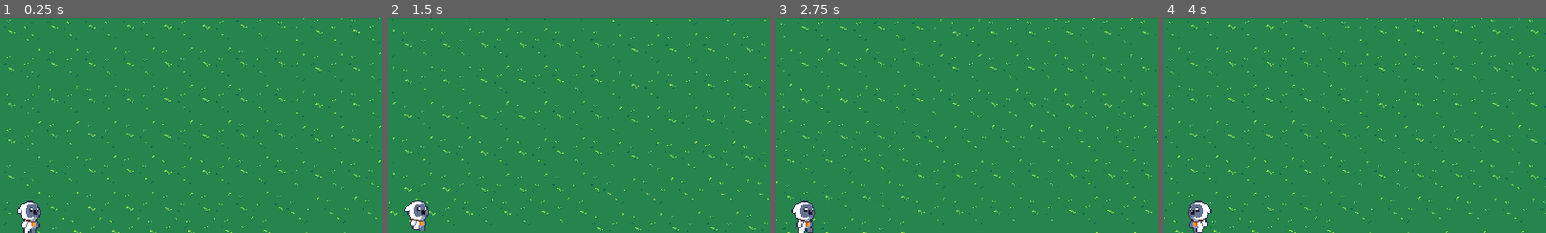
Above: before the commit, frames 1-4 (left to right).
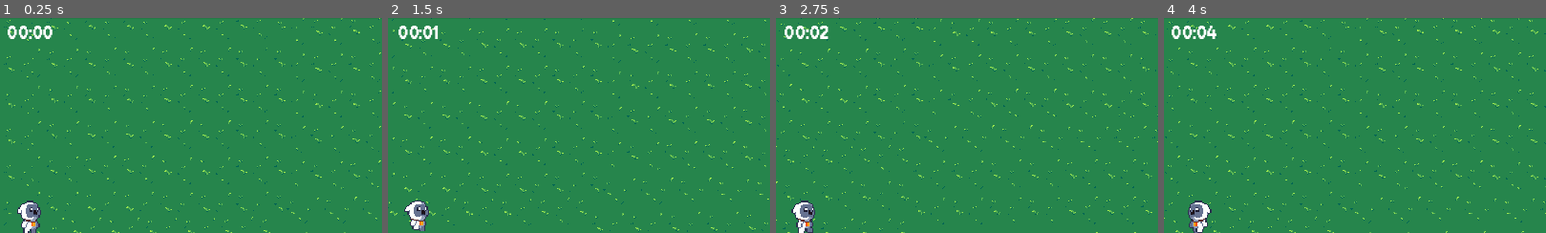
Above: after the commit, the same moments.

Repository: IgnacyZywalewski/VampireSurvivors
Game: Godot game, scene res://world/world.tscn
Same seed, same stepped clock (60 frames per second), same inputs: the game is played once before the commit and once after it.
Inputs:
- Up to frame 1 (0.25 s): no input
- Up to frame 2 (1.5 s): tap Enter at 0.5 s; hold D (right) 0.53-1.28 s; hold S (down) from 1.28 s (still down)
- Up to frame 3 (2.75 s): release S (down) at 2.03 s; hold D (right) from 2.03 s (still down)
- Up to frame 4 (4 s): release D (right) at 2.78 s; hold W (up) 2.78-3.53 s; hold A (left) from 3.53 s (still down)
The pictures show only the part of the screen within x 46-96%, y 4-54%; the shares and areas given below are measured in that part.

The runs differ from the first frame. In frame 1, 0.5% of the frame differs, in the area x 2-14%, y 3-10%; in frame 2, 0.4%; in frame 3, 0.5%; in frame 4, 0.5%.

Commit message:
Added timer

Diff:
--- a/player/player.gd
+++ b/player/player.gd
@@ -2,11 +2,12 @@
 
 @export var movement_speed = 80.0
 @export var health = 100
-var turned_left = false
 
 var experience = 0
 var experience_level = 1
 var collected_experience = 0
+
+var time = 0
 
 @onready var animation = $Animation
 @onready var hit_flash_animation = $HitFlashAnimation
@@ -15,8 +16,8 @@
 @onready var collision_shape = $CollisionShape2D
 @onready var experience_bar = get_node("%ExperienceBar")
 @onready var level_label = get_node("%LevelLabel")
+@onready var time_label = get_node("%TimerLabel")
 @onready var health_bar = $HealthBar
-
 
 #Weapons
 var fireball = preload("res://player/weapons/fireball.tscn")
@@ -233,3 +234,13 @@
 func set_experience_bar(set_value = 1, set_max_value = 100):
 	experience_bar.value = set_value
 	experience_bar.max_value = set_max_value
+
+func change_time(argtime = 0):
+	time = argtime
+	var get_s = time % 60
+	var get_m = int(time/60)
+	if get_s < 10:
+		get_s = str(0, get_s)
+	if get_m < 10:
+		get_m = str(0, get_m)
+	time_label.text = str(get_m, ":", get_s)
--- a/player/player.tscn
+++ b/player/player.tscn
@@ -286,6 +286,18 @@
 offset_right = 640.0
 offset_bottom = 360.0
 
+[node name="TimerLabel" type="Label" parent="GUILayer/GUI"]
+unique_name_in_owner = true
+layout_mode = 0
+offset_left = 280.0
+offset_top = 20.0
+offset_right = 360.0
+offset_bottom = 40.0
+theme_override_fonts/font = ExtResource("6_0rvr0")
+text = "00:00"
+horizontal_alignment = 1
+vertical_alignment = 1
+
 [node name="ExperienceBar" type="ProgressBar" parent="GUILayer/GUI"]
 unique_name_in_owner = true
 z_index = 2
--- a/utility/enemy_spawner.gd
+++ b/utility/enemy_spawner.gd
@@ -4,6 +4,11 @@
 @onready var player = get_tree().get_first_node_in_group("player")
 
 var time = 0
+
+signal changetime(time)
+
+func _ready():
+	connect("changetime", Callable(player, "change_time"))
 
 func _on_timer_timeout():
 	time += 1
@@ -21,6 +26,7 @@
 					enemy_spawn.global_position = get_random_position()
 					add_child(enemy_spawn)
 					counter += 1
+	emit_signal("changetime", time)
 
 func get_random_position():
 	var vpr = get_viewport_rect().size * randf_range(1.1, 1.2)
